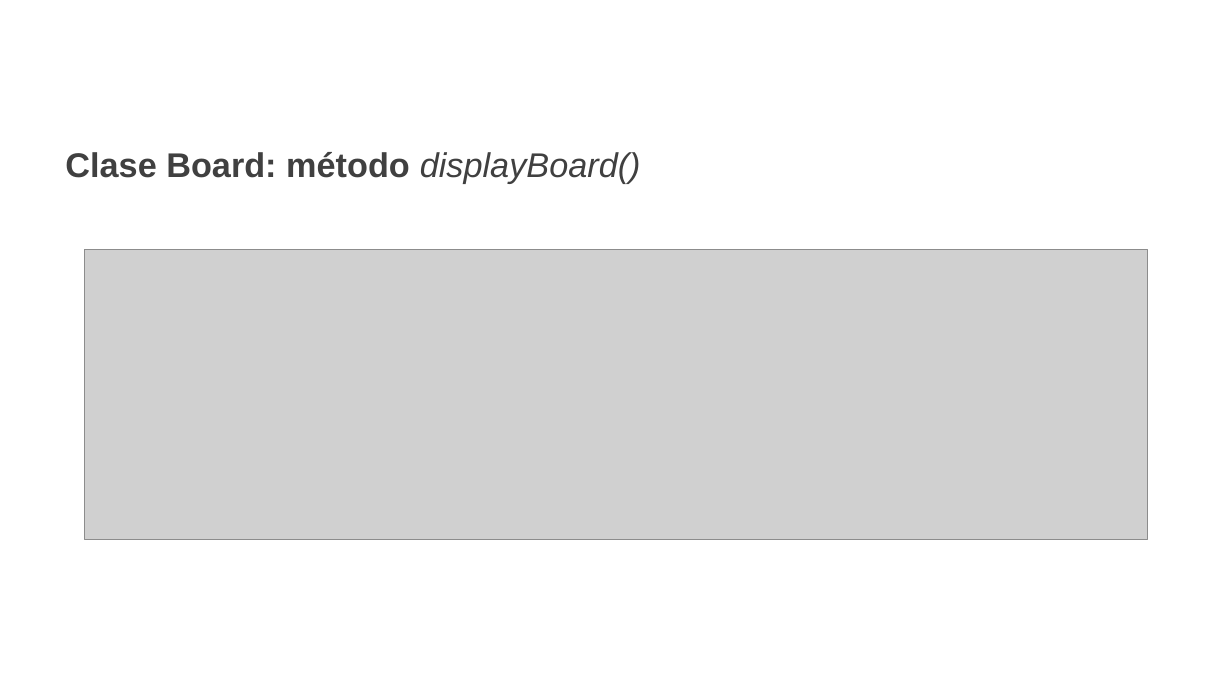
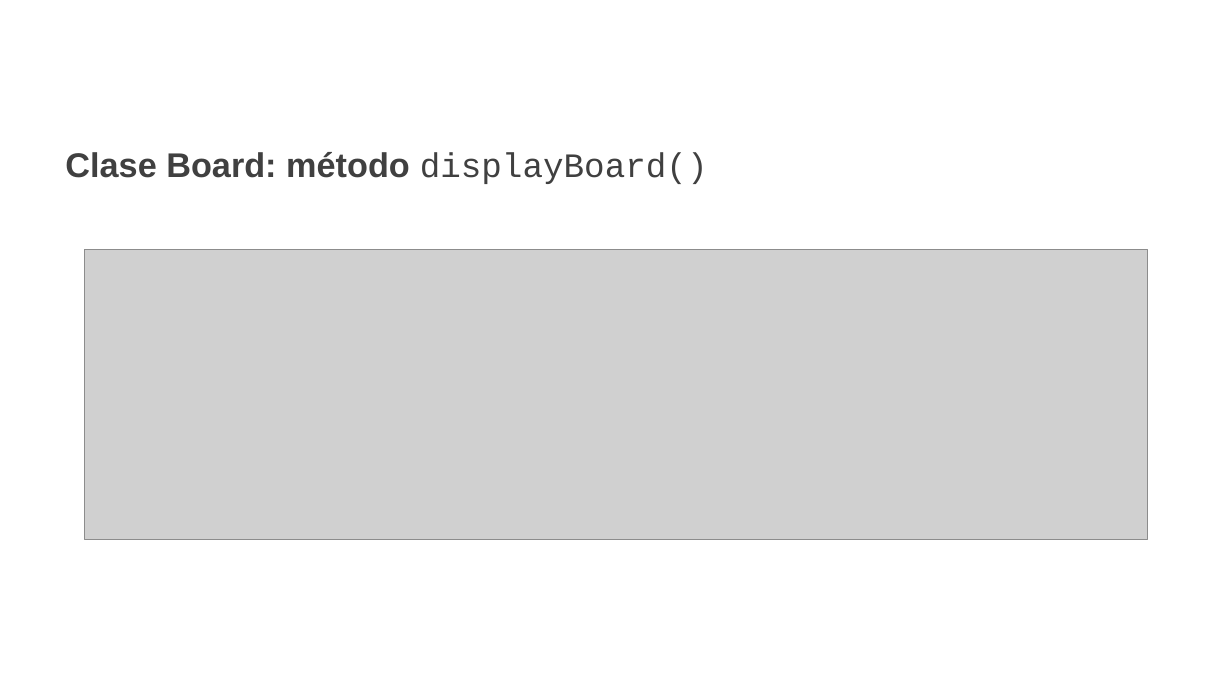
Before and after one commit to estebanarivasv/NavalBattle, a slide deck: slide 15 of Presentación.pptx (slide 16 before the commit). Drawn at 1232x693 pixels with LibreOffice and Linux fonts; fonts in the diff are those of the drawing; grey boxes stand for pictures; background and template pictures are left out. Boxes give left, top, right and bottom in pixels: in the first picture for what was removed or moved away, otherwise in the second. Text is boxed around its words. In the diff, an @@ line names an element or a change of style, - is before the commit and + after.

```diff
--- a/Presentación.pptx
+++ b/Presentación.pptx
@@ text "Clase Board: método displayBoard()" at [65,152,708,184]: font Arial to Courier New, italic off in "displayBoard()" @@
```
Also in this commit, not shown: 17 other slides changed, 1 slide removed, 1 other file.
